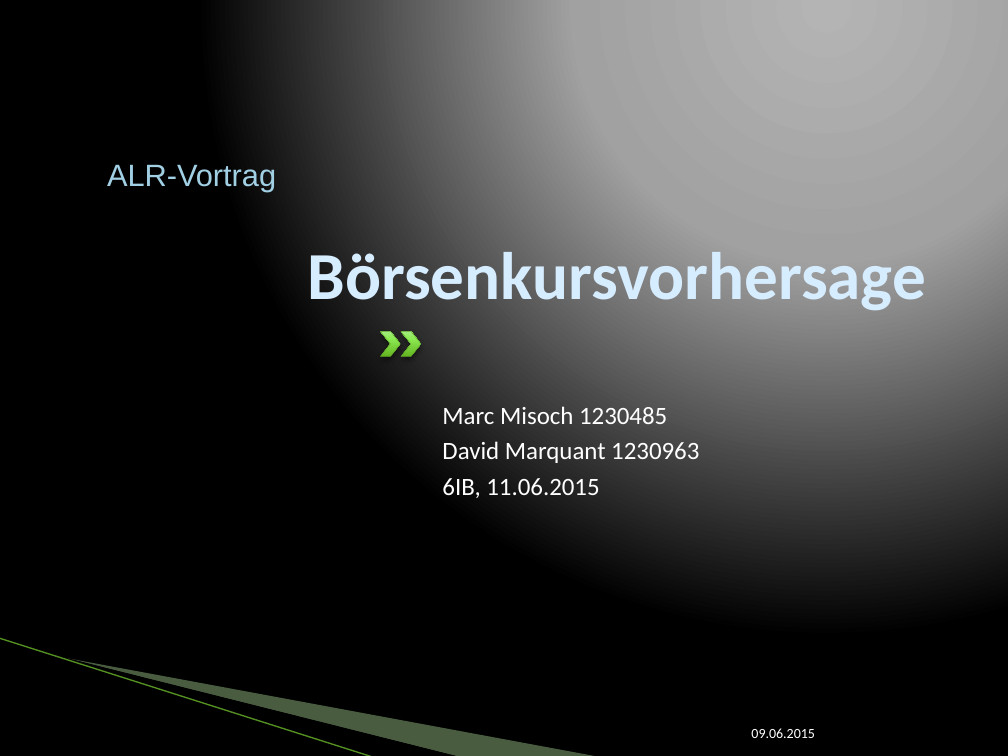
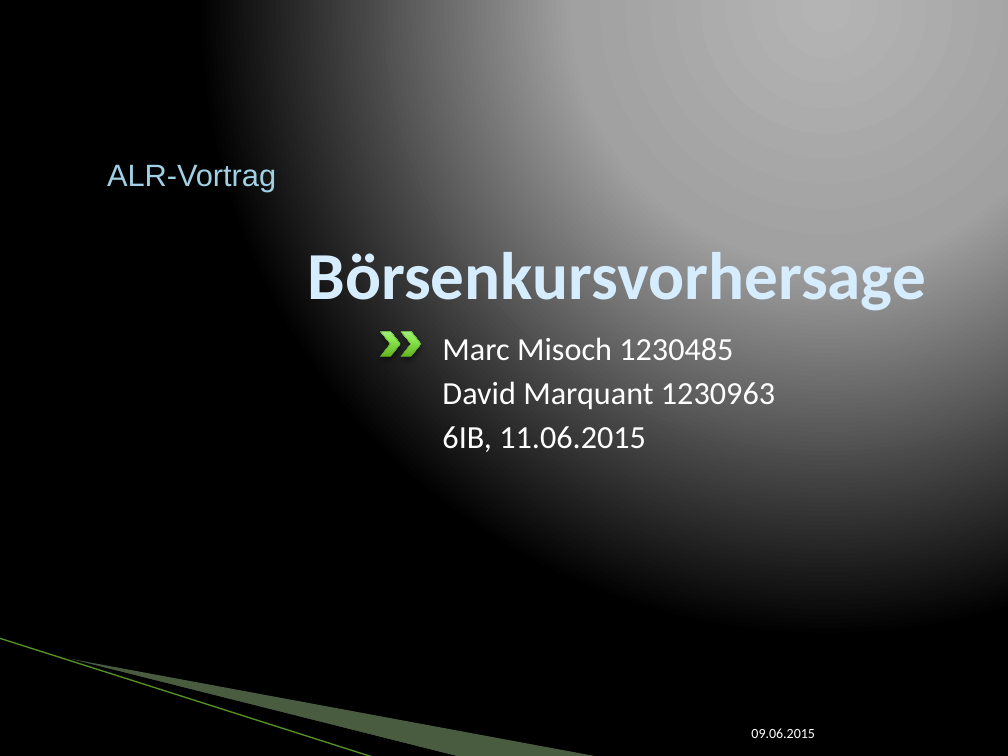
Before and after one commit to SEPSkyware6MM/StockForecast, a slide deck: slide 1 of ALR_Vortrag.pptx. Drawn at 1008x756 pixels with LibreOffice and Linux fonts; fonts in the diff are those of the drawing; background and template pictures are left out. Boxes give left, top, right and bottom in pixels: in the first picture for what was removed or moved away, otherwise in the second. Text is boxed around its words. In the diff, an @@ line names an element or a change of style, - is before the commit and + after.

Commit message:
powerpoint design

```diff
--- a/ALR_Vortrag.pptx
+++ b/ALR_Vortrag.pptx
@@ text "Marc Misoch 1230485" at bbox=[442, 337, 775, 452]: size 17.8 to 23 pt @@
```
